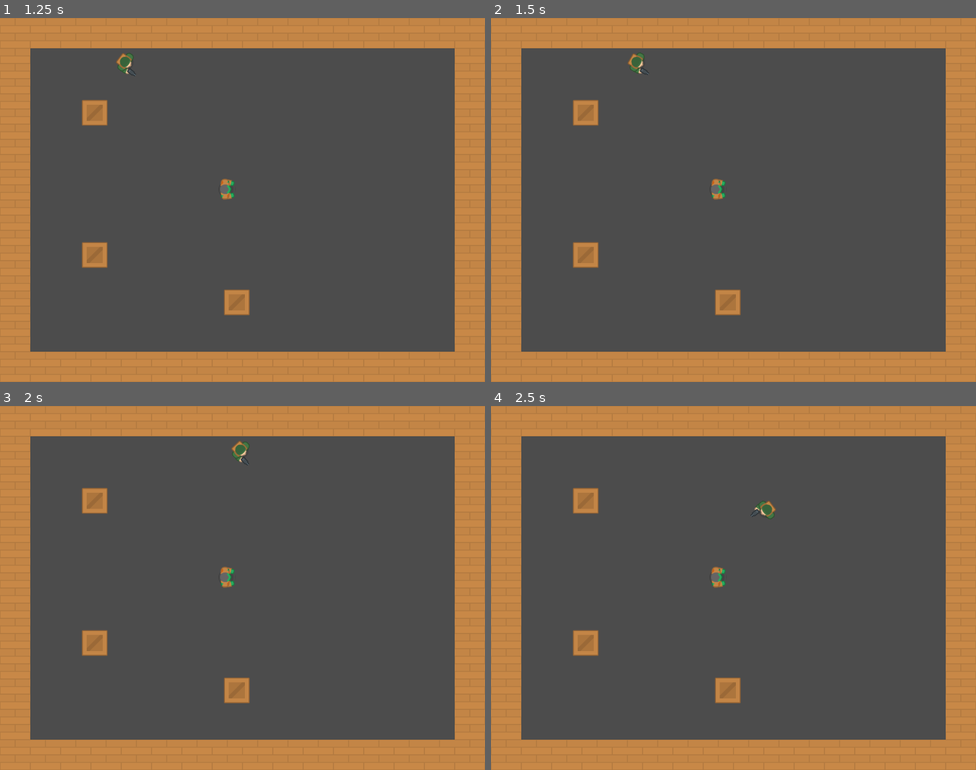
Above: before the commit, frames 1-4 (two rows, left to right).
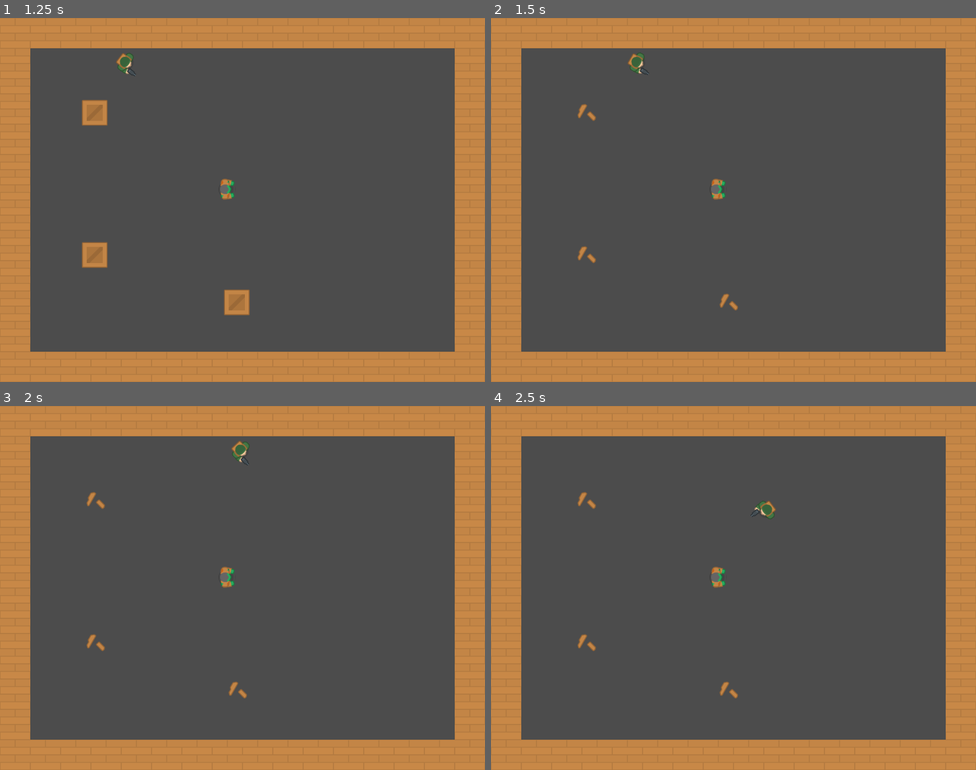
Above: after the commit, the same moments.

Repository: sindre0830/YAZG
Game: Godot game, scene res://Menu/MainMenu.tscn
The game is run twice, just before and just after one commit, with the same random seed, the same clock (stepped at 60 frames per second) and the same inputs.
Inputs (mouse positions are in pixels of both pictures, inside the frame that each line leads up to):
- Up to frame 1 (1.25 s): click "Play" at 0.5 s
- Up to frame 2 (1.5 s): tap Enter at 1.25 s; move the mouse to (840, 181) at 1.27 s; hold Right (ui_right) from 1.28 s (still down); tap P at 1.35 s
- Up to frame 3 (2 s): keep holding Right (ui_right)
- Up to frame 4 (2.5 s): move the mouse to (636, 606) at 2.02 s; release Right (ui_right) at 2.03 s; hold Down (ui_down) from 2.03 s (still down); tap P at 2.1 s

Frame 1 is identical in both runs. In frame 2, 1.0% of the frame differs, in the area x 16-52%, y 22-82%; in frame 3, 1.0%; in frame 4, 1.0%.

Commit message:
[32] In progress

Diff:
--- a/Source/Breakable/Box.tscn
+++ b/Source/Breakable/Box.tscn
@@ -7,17 +7,18 @@
 flags = 0
 
 [sub_resource type="RectangleShape2D" id=2]
-extents = Vector2( 27.6786, 26.5134 )
+extents = Vector2( 30, 30 )
 
 [node name="Box" type="Area2D"]
-position = Vector2( 50, 50 )
+position = Vector2( -0.860626, 1.03716 )
+collision_layer = 9
+collision_mask = 7
 script = ExtResource( 2 )
 
 [node name="Sprite" type="Sprite" parent="."]
 texture = SubResource( 1 )
 
 [node name="CollisionShape2D" type="CollisionShape2D" parent="."]
-position = Vector2( -0.519812, 0.842079 )
 shape = SubResource( 2 )
 
 [node name="Position2D" type="Position2D" parent="."]
--- a/Source/Player/Player.tscn
+++ b/Source/Player/Player.tscn
@@ -8,7 +8,7 @@
 
 [node name="Player" type="KinematicBody2D"]
 collision_layer = 2
-collision_mask = 2
+collision_mask = 10
 script = ExtResource( 1 )
 __meta__ = {
 "_edit_group_": true
--- a/Source/World/World.gd
+++ b/Source/World/World.gd
@@ -25,14 +25,22 @@
 	for i in 3:
 		boxes = box.instance()
 		boxes.get_node("Sprite").set_texture(whole_box)
+		var height = boxes.get_node("Sprite").texture.get_height()
+		var width = boxes.get_node("Sprite").texture.get_width()
+		print(height)
+		print(width)
+		var shape = RectangleShape2D.new()
+
+		boxes.position = Vector2(pos[i],pos[i+1]) # Just some shit placement code
+		boxes.get_node("CollisionShape2D").position = boxes.get_node("Sprite").position
+		#boxes.get_node("CollisionShape2D").extents = (Vector2(width, height))
 		add_child(boxes)
 		print(boxes.name)
 		listboxes.push_back(boxes)
-		boxes.position = Vector2(pos[i],pos[i+1]) # Just some shit placement code
 
 func _unhandled_input(event):
 	if event is InputEventKey:
-		if event.pressed and event.scancode == KEY_S:
-			#tex.create_from_image(image)
+		if event.pressed and event.scancode == KEY_P:
 			for list in listboxes:
 				list.get_node("Sprite").set_texture(image)
+				list.get_node("CollisionShape2D").disabled = true
--- a/Source/project.godot
+++ b/Source/project.godot
@@ -68,6 +68,8 @@
 2d_physics/layer_2="Player"
 2d_render/layer_3="Zombie"
 2d_physics/layer_3="Zombie"
+2d_render/layer_4="Breakable"
+2d_physics/layer_4="Breakable"
 
 [physics]
 
